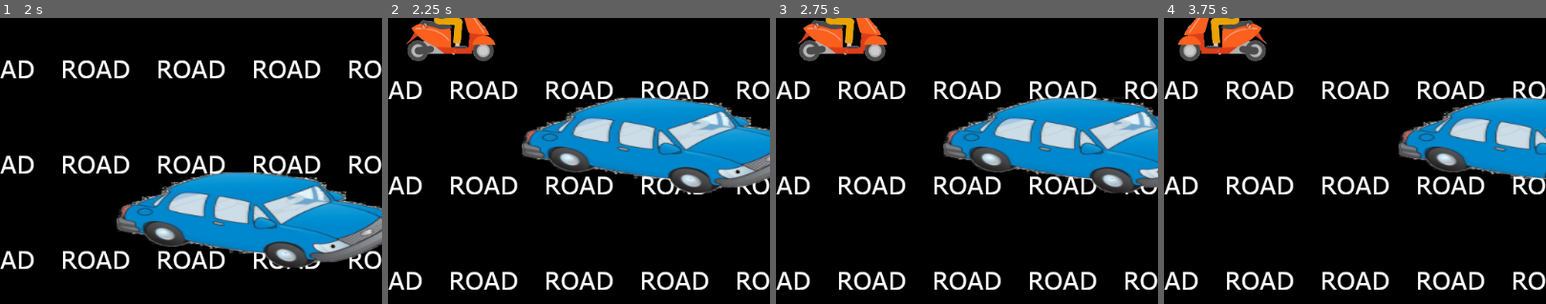
Above: before the commit, frames 1-4 (left to right).
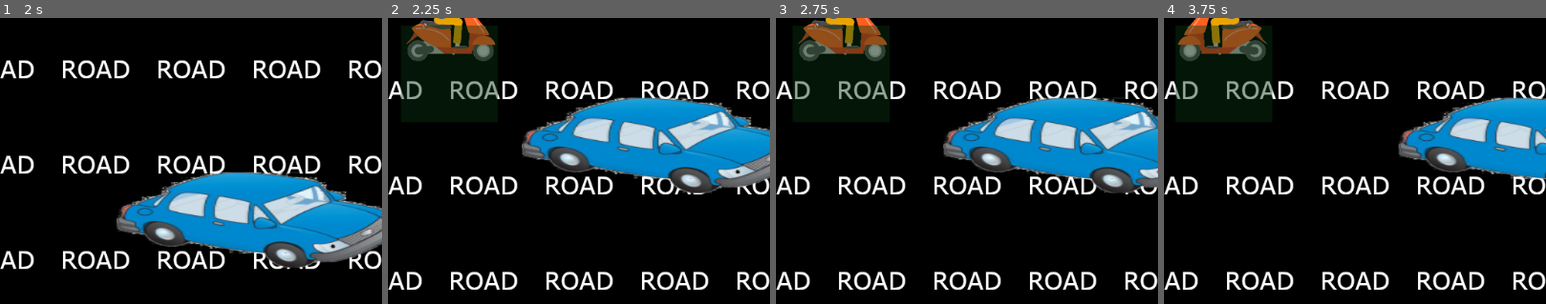
Above: after the commit, the same moments.

Repository: Anatolij-Grigorjev/MopedRebel
Game: Godot game, scene res://stages/stage_road1.tscn
Same seed, same stepped clock (60 frames per second), same inputs: the game is played once before the commit and once after it. The project has no main scene, so this scene is started directly. The engine's default icon, where the game draws it, is replaced by a stand-in: a white triangle on a blue panel in a dark square.
Inputs:
- Up to frame 1 (2 s): hold D (accelerate_right) 0.53-1.28 s; hold F (flip_bird) 0.53-1.28 s; hold Down (diss_down) from 1.28 s (still down); tap F (flip_bird) at 1.35 s
- Up to frame 2 (2.25 s): release Down (diss_down) at 2.03 s; hold D (accelerate_right) from 2.03 s (still down); hold F (flip_bird) from 2.03 s (still down); tap Space (mount_moped) at 2.1 s
- Up to frame 3 (2.75 s): keep holding D (accelerate_right); keep holding F (flip_bird)
- Up to frame 4 (3.75 s): release D (accelerate_right) at 2.78 s; release F (flip_bird) at 2.78 s; hold A (accelerate_left) from 2.78 s (still down); tap E (turn_around) at 2.85 s; tap F (flip_bird) at 3.05 s; hold F (flip_bird) from 3.53 s (still down)
The pictures show only the part of the screen within x 6-56%, y 50-100%; the shares and areas given below are measured in that part.

Frame 1 is identical in both runs. In frame 2, 2.6% of the frame differs, in the area x 3-29%, y 2-29%; in frame 3, 2.6%; in frame 4, 2.6%.

Commit message:
add diss position management to moped

Diff:
--- a/game/rebel/rebel_on_foot.tscn
+++ b/game/rebel/rebel_on_foot.tscn
@@ -10,7 +10,7 @@
 custom_solver_bias = 0.0
 extents = Vector2( 34.1616, 64 )
 
-[node name="rebel_on_foot" type="KinematicBody2D" index="0"]
+[node name="rebel_on_foot" type="KinematicBody2D"]
 
 input_pickable = false
 collision_layer = 8
--- a/game/rebel/rebel_on_moped.gd
+++ b/game/rebel/rebel_on_moped.gd
@@ -1,6 +1,7 @@
 extends KinematicBody2D
 
 const MOPED_SUDDEN_STOP_COEF = 3.75
+var dissing_zone_node_scene = preload("res://rebel/dissing_zone.tscn")
 
 var current_speed
 var current_swerve = 0
@@ -26,11 +27,15 @@
 var facing_direction
 
 var active_sprite
+
+var diss_positions_control
+var active_dissing_zone
 
 func _ready():
 	facing_direction = C.FACING.RIGHT
 	G.node_rebel_on_moped = self
 	active_sprite = $sprite_on_moped
+	diss_positions_control = $diss_positions
 	reset_velocity()
 
 func reset_velocity():
@@ -130,6 +135,7 @@
 		if (current_swerve != 0 and current_speed > 0):
 			#reduce forward pseed by coef based on swerve intensity
 			_adjust_current_speed_to_swerve()
+		_handle_diss_zone()
 
 
 func _handle_unmounting_moped():
@@ -270,3 +276,20 @@
 	#if swerving full speed forward movement will slow down
 	#a bit more to accomodate manuever
 	current_speed -= (max_fwd_to_swerve_speed_diff * swerve_intensity_coef)
+
+func _handle_diss_zone():
+	if Input.is_action_pressed('flip_bird'):
+		if (active_dissing_zone == null):
+			active_dissing_zone = dissing_zone_node_scene.instance()
+			add_child(active_dissing_zone)
+		_set_dissing_zone_position()
+	else:
+		if (active_dissing_zone != null):
+			active_dissing_zone.clear_present_nodes()
+			active_dissing_zone.queue_free()
+			active_dissing_zone = null
+
+func _set_dissing_zone_position():
+	var active_position_node = diss_positions_control.active_diss_position_node
+	if (active_position_node != null):
+		active_dissing_zone.global_position = active_position_node.global_position
--- a/game/rebel/rebel_on_moped.tscn
+++ b/game/rebel/rebel_on_moped.tscn
@@ -10,7 +10,7 @@
 custom_solver_bias = 0.0
 extents = Vector2( 62, 30 )
 
-[node name="rebel_on_moped" type="KinematicBody2D"]
+[node name="rebel_on_moped" type="KinematicBody2D" index="0"]
 
 input_pickable = false
 collision_layer = 16
